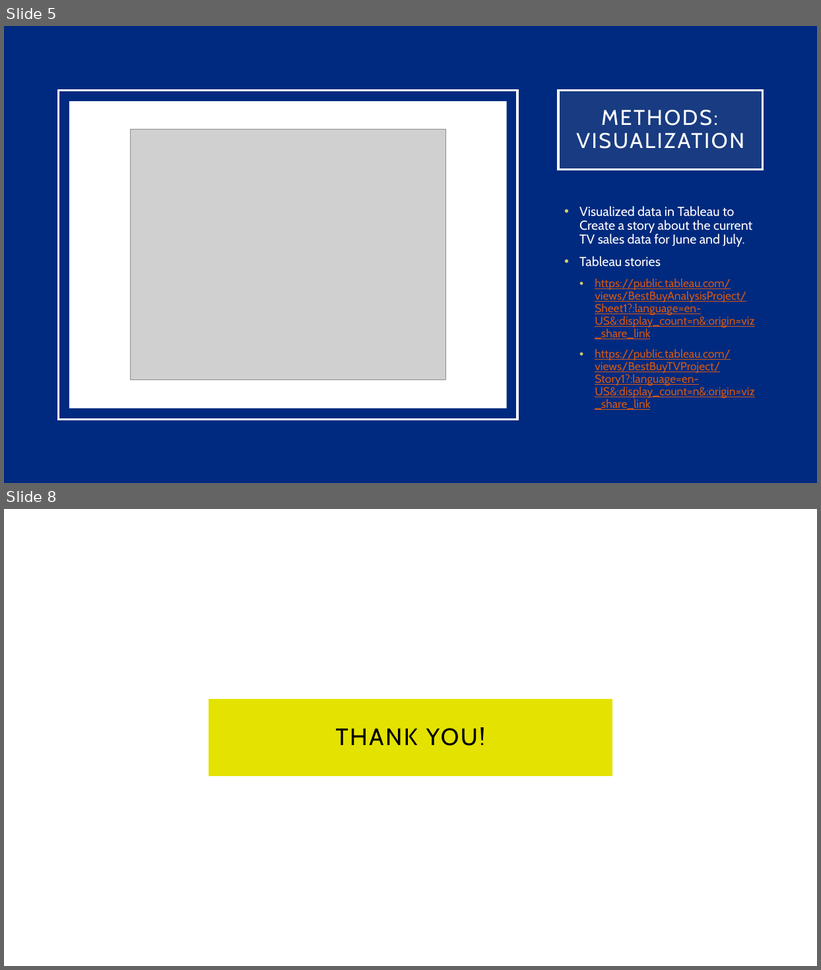
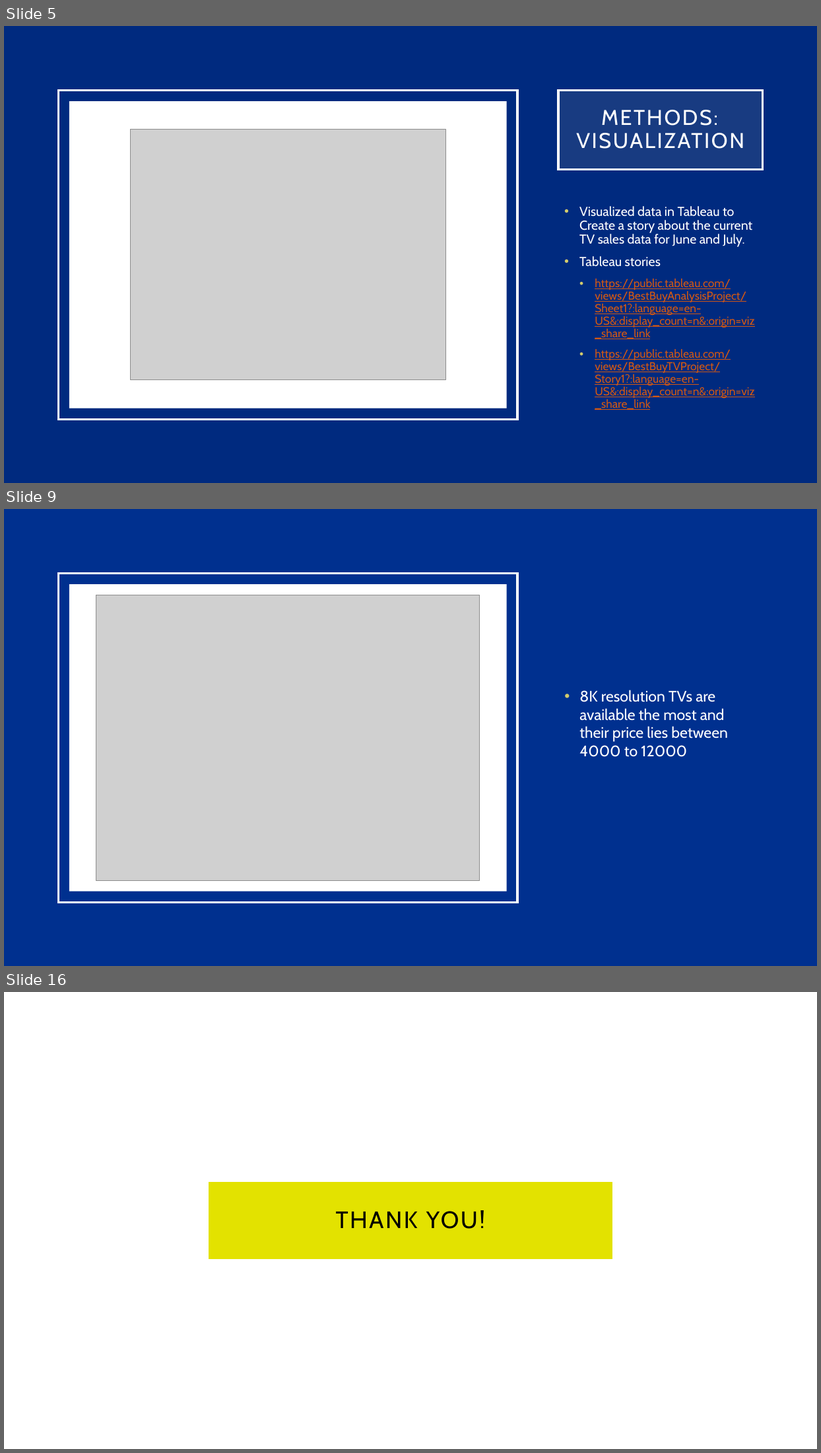
Before and after one commit to kdmorjam/Project_4_BestBuy, a slide deck: Final Project/BestBuy.pptx. Shown one above the other, each under a label of ours: slides 5 and 8 before the commit, slides 5, 9 and 16 after it; the slides between them are not shown. The pictures are 821x970 and 821x1453 pixels, drawn with LibreOffice and Linux fonts; fonts in the diff are those of the drawing; grey boxes stand for pictures. Boxes give left, top, right and bottom in pixels: in the first picture for what was removed or moved away, otherwise in the second. Text is boxed around its words. In the diff, an @@ line names an element or a change of style, - is before the commit and + after.

```diff
--- a/Final Project/BestBuy.pptx
+++ b/Final Project/BestBuy.pptx
@@ slide 9 added at (4,509,817,966), background #00308F @@
@@ rectangle added at (58,573,517,902), outline #FFFFFF 2.5 pt @@
@@ rectangle added at (69,584,507,891), fill #FFFFFF @@
@@ picture added at (96,595,480,881) @@
@@ text added at (580,690,728,757), 18 pt, text #FFFFFF @@
+• 8K resolution TVs are available the most and their price lies between 4000 to 12000
@@ what was slide 8 is now slide 16 @@
```
Also in this commit, not shown: 2 slides changed, 7 other slides added, 2 other files.
